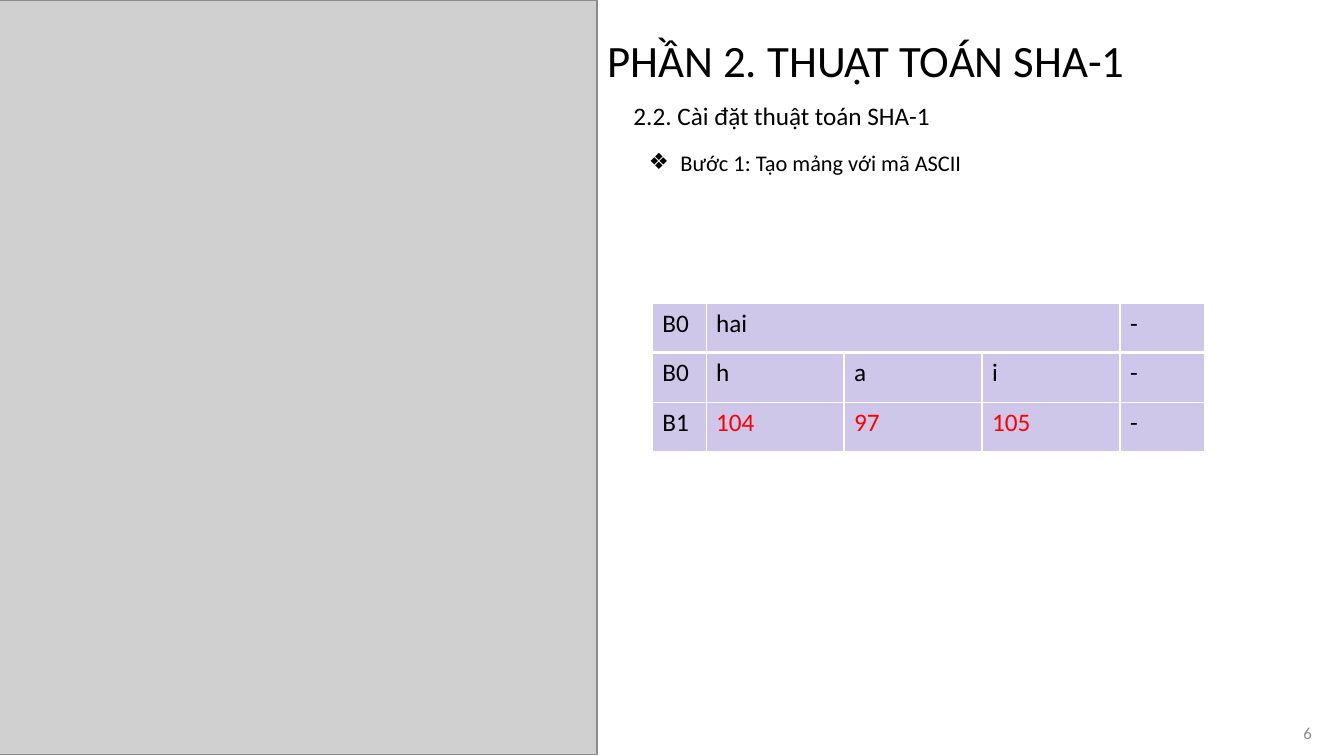
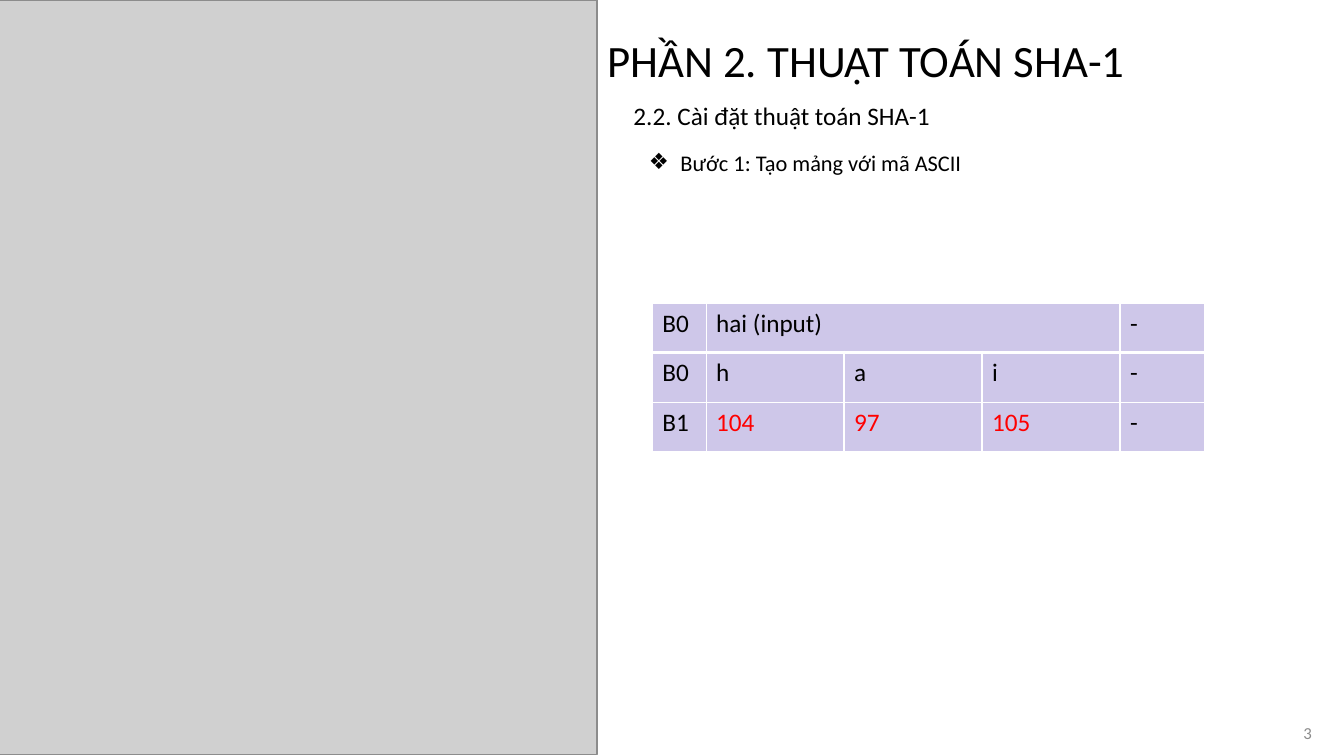
Before and after one commit to ThanhHai99/SGU_AnToanBaoMat, a slide deck: slide 3 of [final]_TT.pptx (slide 6 before the commit). Drawn at 1344x756 pixels with LibreOffice and Linux fonts; fonts in the diff are those of the drawing; grey boxes stand for pictures. Boxes give left, top, right and bottom in pixels: in the first picture for what was removed or moved away, otherwise in the second. Text is boxed around its words. In the diff, an @@ line names an element or a change of style, - is before the commit and + after.

```diff
--- a/[final]_TT.pptx
+++ b/[final]_TT.pptx
@@ table at (652,303,1205,452) @@
-row 1, column 2: hai
+row 1, column 2: hai (input)
@@ page number at (1303,728,1311,739): text changed @@
-6
+3
```
Also in this commit, not shown: 10 other slides changed, 6 slides removed, 7 other files.
